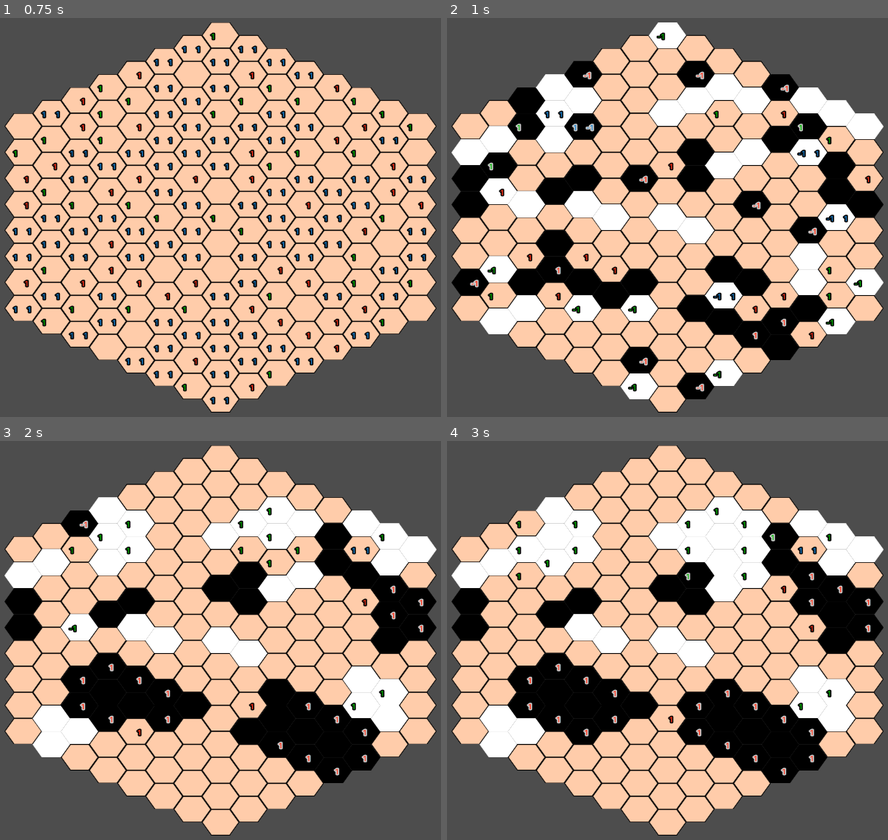
Above: before the commit, frames 1-4 (two rows, left to right).
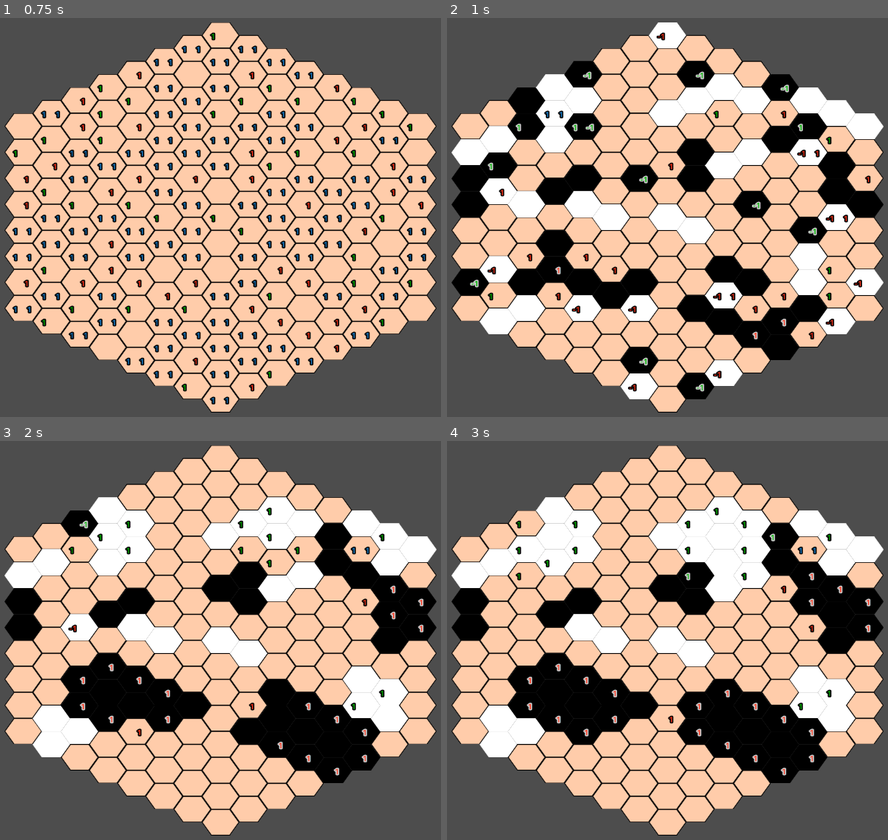
Above: after the commit, the same moments.

Repository: phi168/creepagons
Game: Godot game, scene res://simulate.tscn
The game is run twice, just before and just after one commit, with the same random seed, the same clock (stepped at 60 frames per second) and the same inputs. This scene is started directly instead of the project's main scene.
Inputs (mouse positions are in pixels of both pictures, inside the frame that each line leads up to):
- Up to frame 1 (0.75 s): tap Enter at 0.5 s; move the mouse to (194, 397) at 0.52 s; tap Space at 0.6 s; click (194, 397) at 0.67 s
- Up to frame 2 (1 s): tap Space at 0.77 s
- Up to frame 3 (2 s): tap Space at 1.07, 1.25, 1.35, 1.52, 1.82 s; move the mouse to (374, 792) at 1.27 s; click (374, 792) at 1.42 s
- Up to frame 4 (3 s): move the mouse to (513, 612) at 2.02 s; tap Space at 2.1, 2.85 s; click (513, 612) at 2.17 s; tap Enter at 2.75 s; move the mouse to (693, 700) at 2.77 s; click (693, 700) at 2.92 s

Frame 1 is identical in both runs. In frame 2, 0.2% of the frame differs, in the area x 5-94%, y 3-94%; in frame 3, less than 0.1%; in frame 4, nothing differs.

Commit message:
Enable spacebar to pass turn

Diff:
--- a/project/creepagons.tscn
+++ b/project/creepagons.tscn
@@ -80,6 +80,7 @@
 text = "Moves left: 3"
 
 [connection signal="cell_clicked" from="GameBoard" to="." method="_on_cell_clicked"]
+[connection signal="spacebar_pressed" from="GameBoard" to="." method="_on_game_board_spacebar_pressed"]
 [connection signal="pressed" from="ExitButton" to="." method="_on_exit_button_pressed"]
 [connection signal="pressed" from="ExitButton" to="GameBoard" method="_on_exit_button_pressed"]
 [connection signal="game_over" from="GameEngine" to="." method="_on_game_engine_game_over"]
--- a/project/logic/creepagons.gd
+++ b/project/logic/creepagons.gd
@@ -39,6 +39,14 @@
 
 # advance turn
 func next_turn():
+	# apply changes of cell ownership / hp
+	game_engine.update_game_state()
+	# calculate the next prospective deltas
+	game_engine.get_base_deltas()
+	# render the new state
+	tile_map.render_game_state(game_engine.grid)
+	tiles_occupied_label.text = "tiles occupied = %s/%s" % [game_engine.num_occupied_tiles, game_engine.max_occupied_tiles]
+
 	# we need to change the current player:
 	# find the current index
 	var current_index = player_ids.find(current_player_id)
@@ -93,11 +101,8 @@
 	current_player_id = -1
 
 func _on_pass_turn_button_pressed():
-	# apply changes of cell ownership / hp
-	game_engine.update_game_state()
-	# calculate the next prospective deltas
-	game_engine.get_base_deltas()
-	# render the new state
-	tile_map.render_game_state(game_engine.grid)
-	tiles_occupied_label.text = "tiles occupied = %s/%s" % [game_engine.num_occupied_tiles, game_engine.max_occupied_tiles]
 	next_turn()
+
+
+func _on_game_board_spacebar_pressed():
+	next_turn()
--- a/project/logic/tile_map_controller.gd
+++ b/project/logic/tile_map_controller.gd
@@ -5,6 +5,7 @@
 
 # Declare a signal for when a cell is clicked
 signal cell_clicked(pos: Vector2)
+signal spacebar_pressed()
 # Array for text overlay
 var text_labels = []
 # Dictionary to store the initial "in-game" status of tiles
@@ -27,6 +28,10 @@
 			var surrounding_cells = get_surrounding_cells(pos_clicked)
 			# Emit a signal when a cell is clicked
 			emit_signal("cell_clicked", pos_clicked)
+	elif event is InputEventKey:
+		if event.pressed and event.keycode == KEY_SPACE:
+			emit_signal("spacebar_pressed")
+
 
 func update_tile(pos_clicked: Vector2, hex: HexPieceLogic) -> void:
 	var health = hex.health - 1
@@ -51,9 +56,9 @@
 			if is_in_game(Vector2i(x,y)):
 				var hex = grid_state[x][y]
 				var label = text_labels[x][y]
-				if hex.health_delta[1] == 0:
+				if hex.health_delta[1] < hex.health_delta[2]:
 					label.label_settings.font_color = Color(1,0.2 ,0.1)
-				elif hex.health_delta[2] == 0:
+				elif hex.health_delta[1] > hex.health_delta[2]:
 					label.label_settings.font_color = Color(0, 0.7 ,0)
 				else:
 					label.label_settings.font_color = Color(0.1,0.5,0.8)
